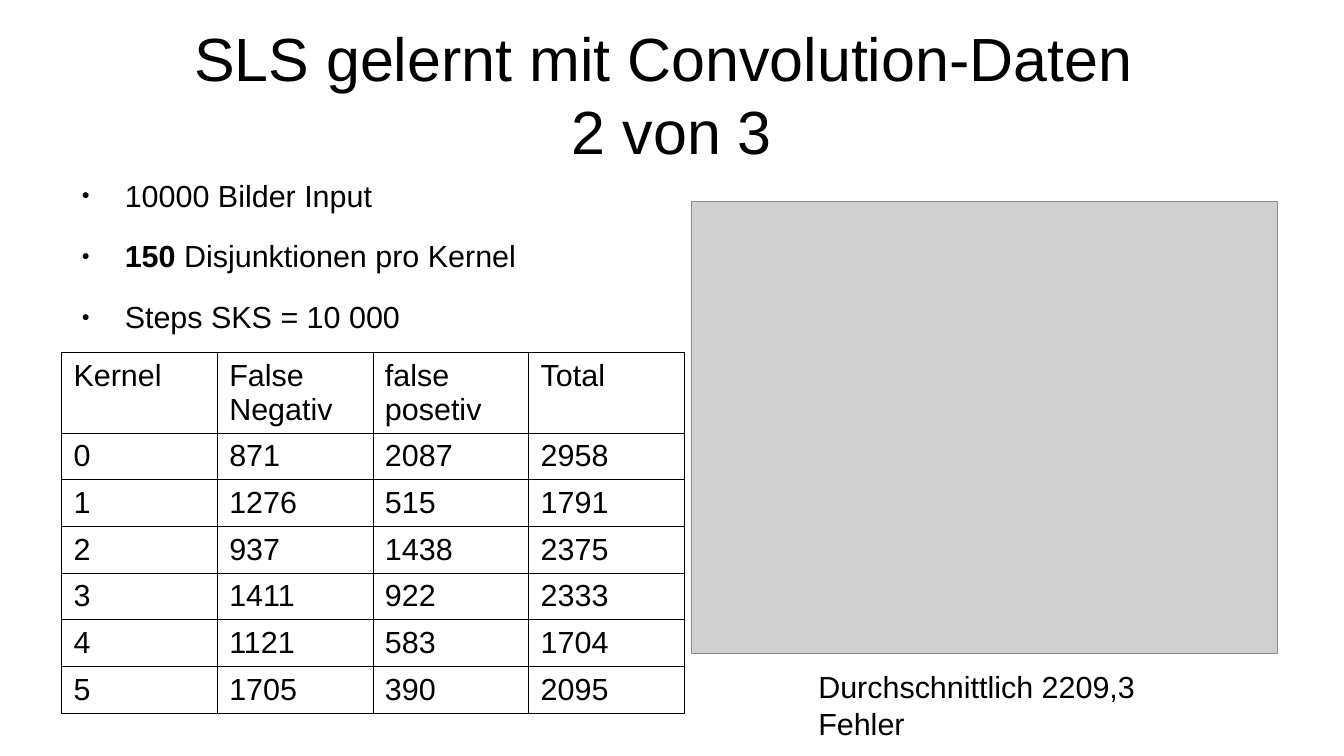
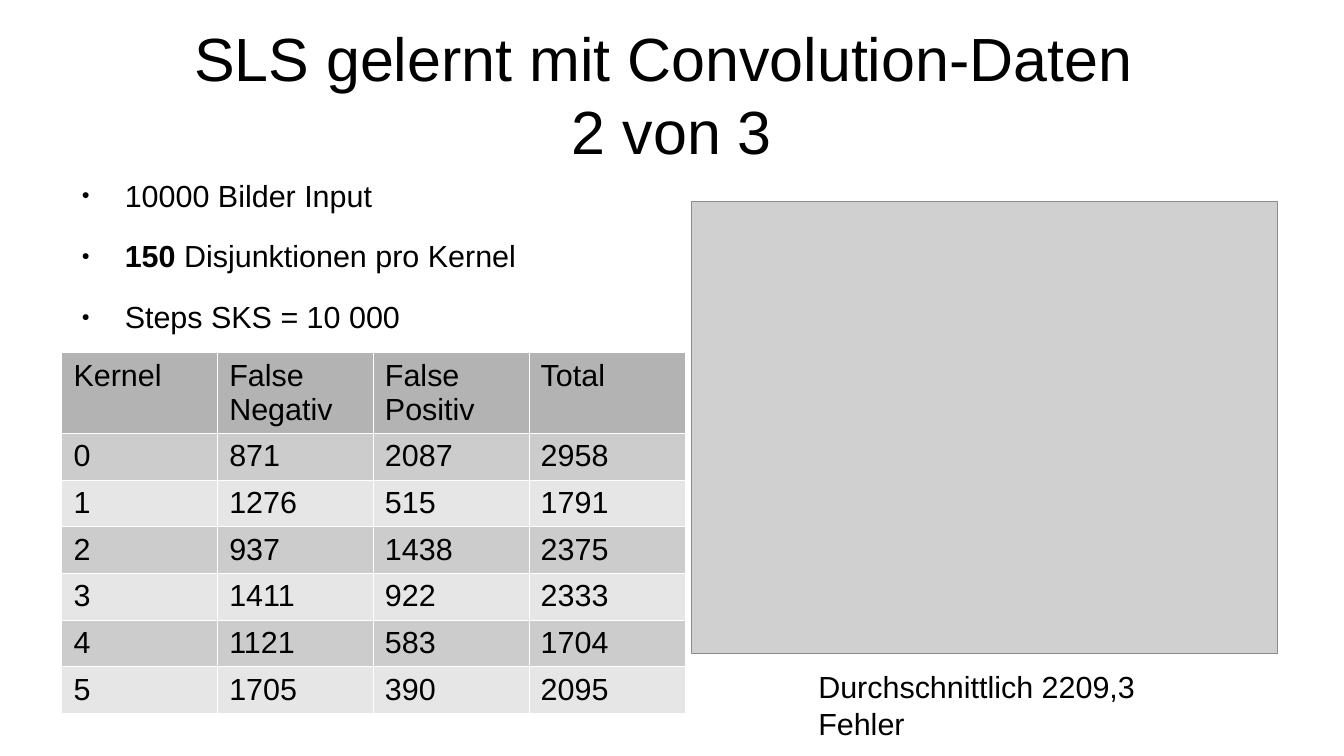
Before and after one commit to wwjbrugger/DCDL_smaller, a slide deck: slide 16 of Zwischenergebnisse/Zwischenergebnisse.odp. Drawn at 1344x756 pixels with LibreOffice and Linux fonts; fonts in the diff are those of the drawing; grey boxes stand for pictures. Boxes give left, top, right and bottom in pixels: in the first picture for what was removed or moved away, otherwise in the second. Text is boxed around its words. In the diff, an @@ line names an element or a change of style, - is before the commit and + after.

```diff
--- a/Zwischenergebnisse/Zwischenergebnisse.odp
+++ b/Zwischenergebnisse/Zwischenergebnisse.odp
@@ table at [62,352,687,713] @@
-row 1, column 3: false posetiv
+row 1, column 3: False Positiv
@@ fill none to #B3B3B3 in row 1 @@
@@ fill none to #CCCCCC in 12 cells @@
@@ fill none to #E6E6E6 in 12 cells @@
@@ borders changed @@
```
Also in this commit, not shown: 18 other slides changed, 2 slides added, 3 other files.
